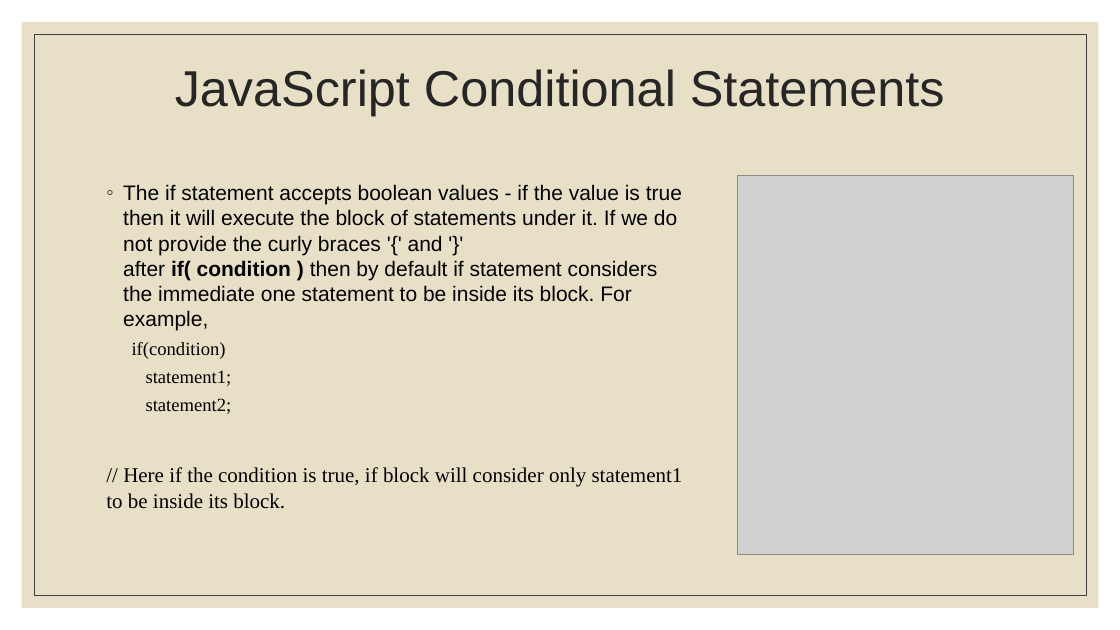
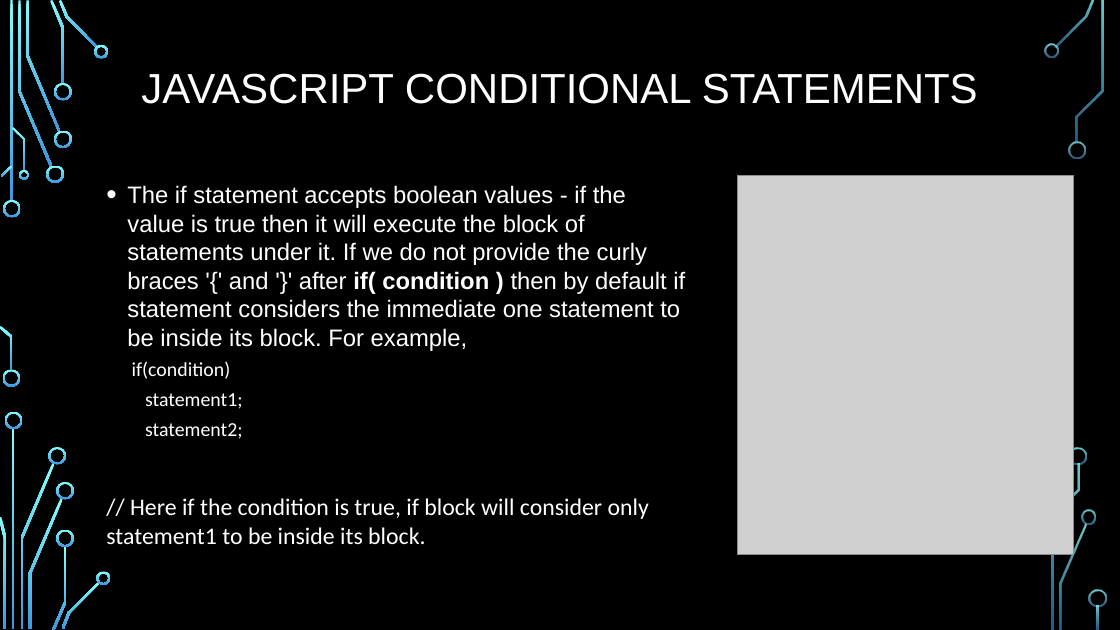
Before and after one commit to PramodJana/JavaScript, a slide deck: slide 20 of GFG JS Course Curriculam/Articles/002 Javascript fundamentals.pptx. Drawn at 1120x630 pixels with LibreOffice and Linux fonts; fonts in the diff are those of the drawing; grey boxes stand for pictures; background and template pictures are left out. Boxes give left, top, right and bottom in pixels: in the first picture for what was removed or moved away, otherwise in the second. Text is boxed around its words. In the diff, an @@ line names an element or a change of style, - is before the commit and + after.

```diff
--- a/GFG JS Course Curriculam/Articles/002 Javascript fundamentals.pptx
+++ b/GFG JS Course Curriculam/Articles/002 Javascript fundamentals.pptx
@@ background #FFFFFF to picture (left out) @@
@@ rectangle removed at [22,22,1099,608] @@
@@ rectangle removed at [34,34,1086,596] @@
@@ title at [141,73,978,104]: text changed; size 43.2 to 36 pt; text colour #262626 to #FFFFFF @@
-JavaScript Conditional Statements
+JAVASCRIPT CONDITIONAL STATEMENTS
@@ text "The if statement accepts boolean ..." at [106,185,685,544]: size 18 to 20.4 pt, text colour #000000 to #FFFFFF; size 16 to 17 pt in "if(condition)", "statement1;", "statement2;"; font Times New Roman to Calibri in "if(condition)", "statement1;", "statement2;", "// Here if the condition is true, ..."; bullet ◦ to •; more space between paragraphs @@
@@ group added at [0,0,1107,630]: 33 freeform shapes, 3 rectangles @@
```
Also in this commit, not shown: 29 other slides changed.
